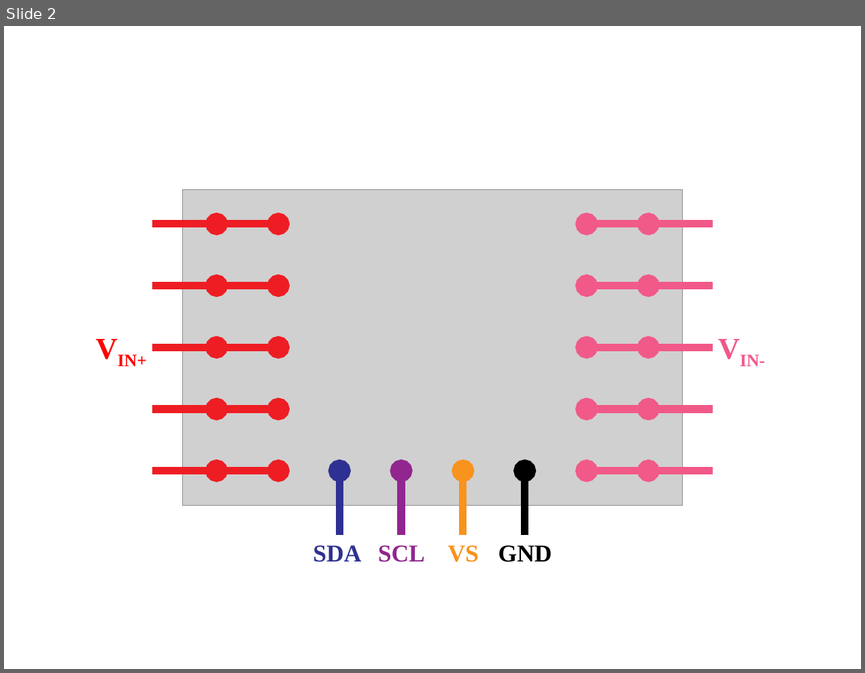
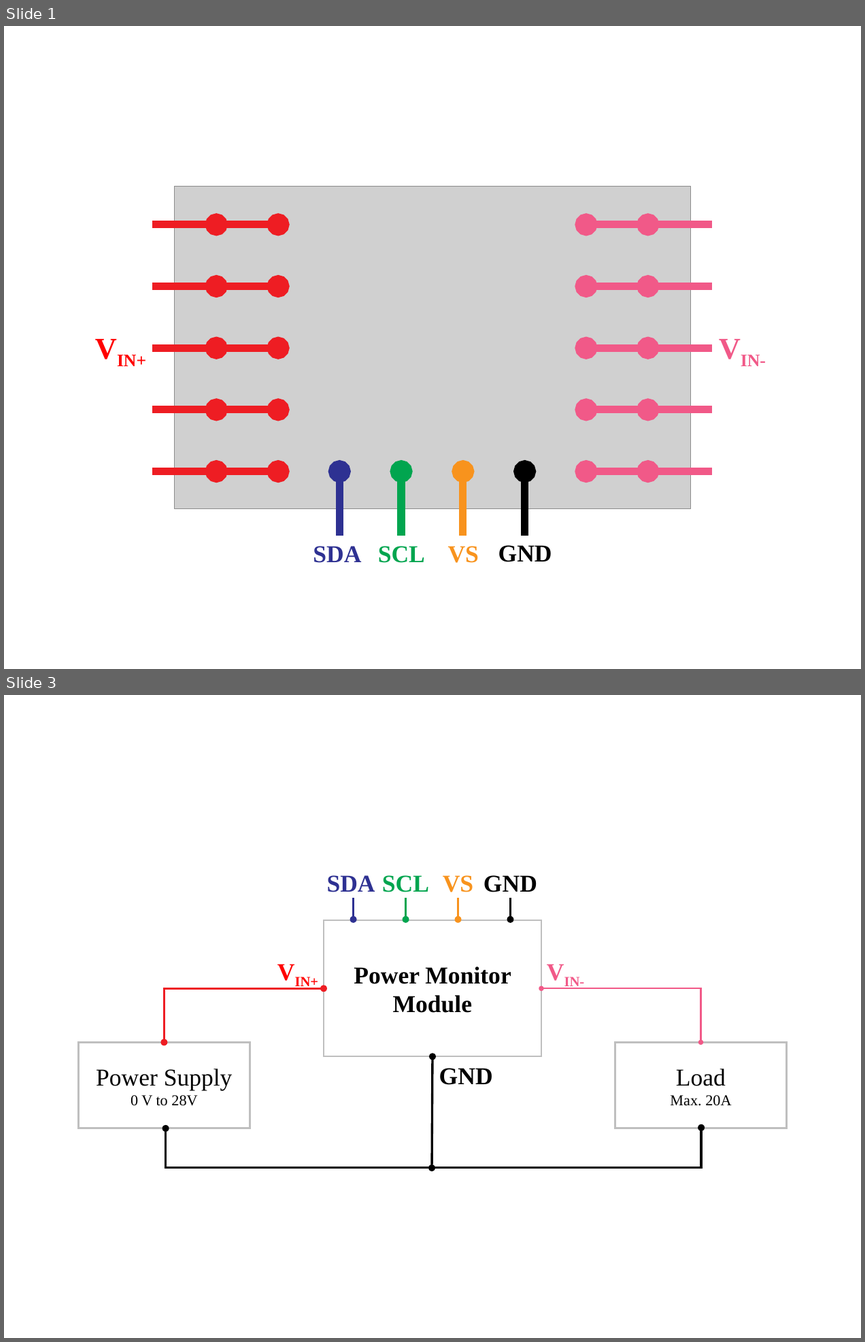
Before and after one commit to SUSTAINA-OP/Power-Monitor-Module, a slide deck: images/pinout.pptx. Shown one above the other, each under a label of ours: slide 2 before the commit, slides 1 and 3 after it; the slides between them are not shown. The pictures are 865x673 and 865x1342 pixels, drawn with LibreOffice and Linux fonts; fonts in the diff are those of the drawing; grey boxes stand for pictures. Boxes give left, top, right and bottom in pixels: in the first picture for what was removed or moved away, otherwise in the second. Text is boxed around its words. In the diff, an @@ line names an element or a change of style, - is before the commit and + after.

```diff
--- a/images/pinout.pptx
+++ b/images/pinout.pptx
@@ slide 3 added at [4,695,861,1338], background #FFFFFF @@
@@ group added at [79,875,786,1168]: 7 texts, 4 arrows, 3 rectangles, 3 elbow double arrows, 1 double arrow @@
+Power Monitor Module
+Power Supply
+0 V to 28V
+Load
+Max. 20A
+VIN+
+VIN-
+GND
+SDA
+SCL
+VS
+GND
@@ what was slide 2 is now slide 1 @@
@@ slide 1 changed as well @@
@@ picture: place and size @@
-picture at [182,190,683,505]
+picture at [174,186,691,509]
@@ arrow (401, 471) - (401, 535): stroke #912690 10 pt to #01A54F 10 pt @@
@@ text "SCL" at [378,546,425,563]: text colour #912690 to #01A54F @@
```
Also in this commit, not shown: 1 other slide added, 2 slides removed, 3 other files.
